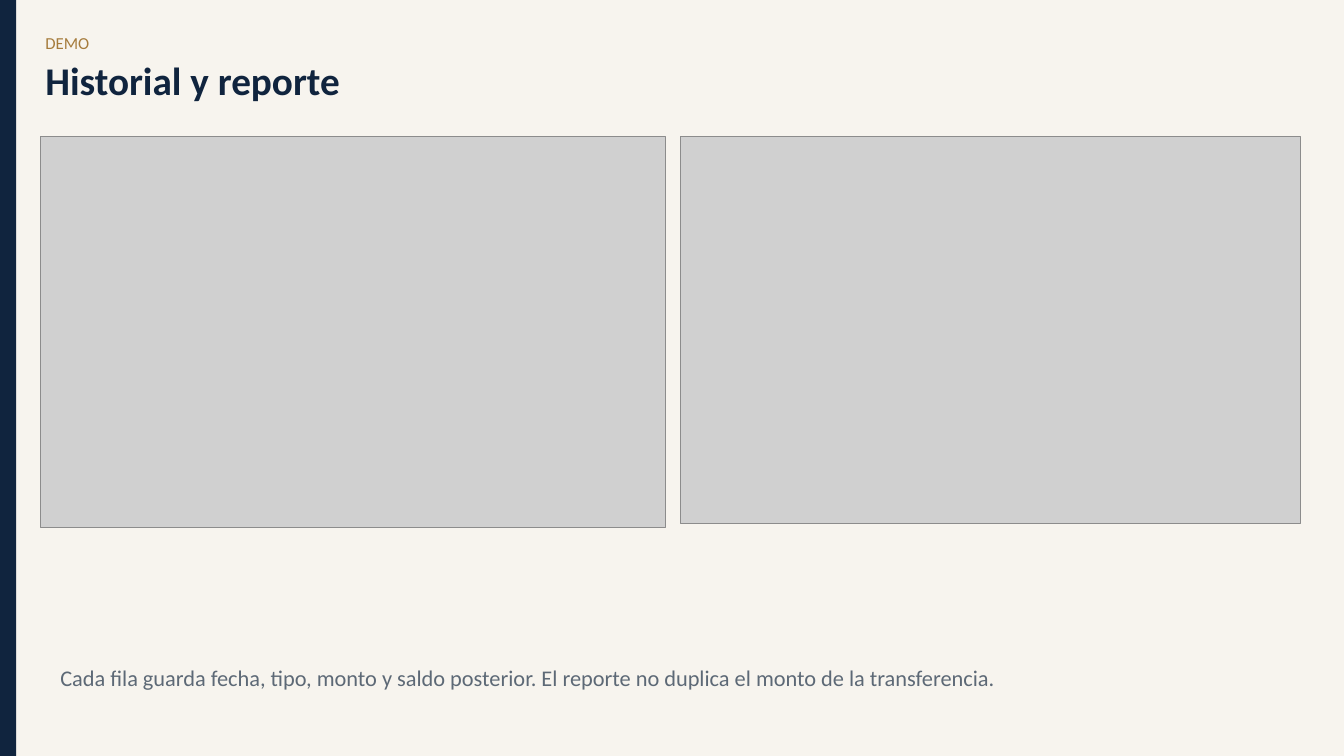
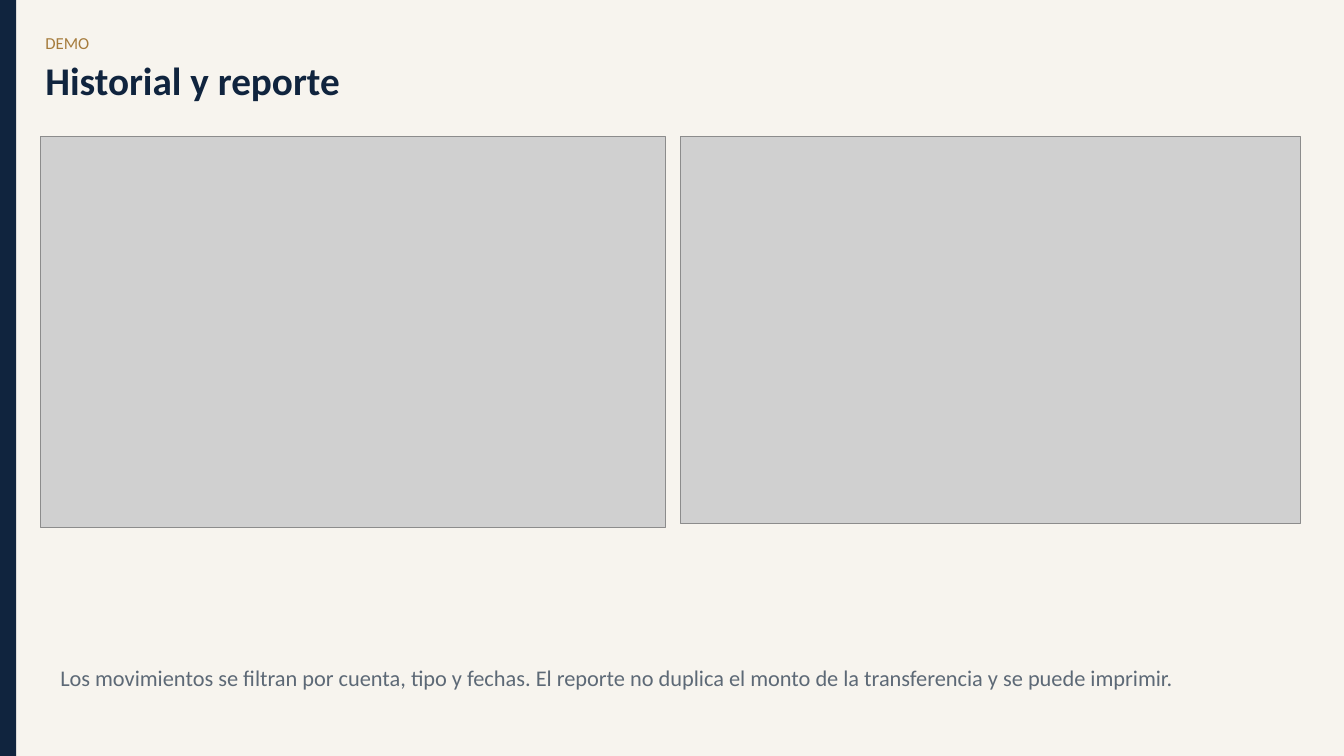
Before and after one commit to afriely-2025553/sistema-bancario, a slide deck: slide 12 of docs/presentacion-sistema-bancario.pptx. Drawn at 1344x756 pixels with LibreOffice and Linux fonts; fonts in the diff are those of the drawing; grey boxes stand for pictures. Boxes give left, top, right and bottom in pixels: in the first picture for what was removed or moved away, otherwise in the second. Text is boxed around its words. In the diff, an @@ line names an element or a change of style, - is before the commit and + after.

Commit message:
docs: manual, presentación y registro de errores con la interfaz final
Se reconstruye el manual de usuario con las capturas nuevas, se actualizan la presentación y la documentación final, se agregan E-07 a E-15 al registro de errores, una fila al documento 07 y se regeneran las evidencias de Jest y Newman.

```diff
--- a/docs/presentacion-sistema-bancario.pptx
+++ b/docs/presentacion-sistema-bancario.pptx
@@ text at (60, 670, 1172, 690): text changed @@
-Cada fila guarda fecha, tipo, monto y saldo posterior. El reporte no duplica el monto de la transferencia.
+Los movimientos se filtran por cuenta, tipo y fechas. El reporte no duplica el monto de la transferencia y se puede imprimir.
```
Also in this commit, not shown: 7 other slides changed, 47 other files.
